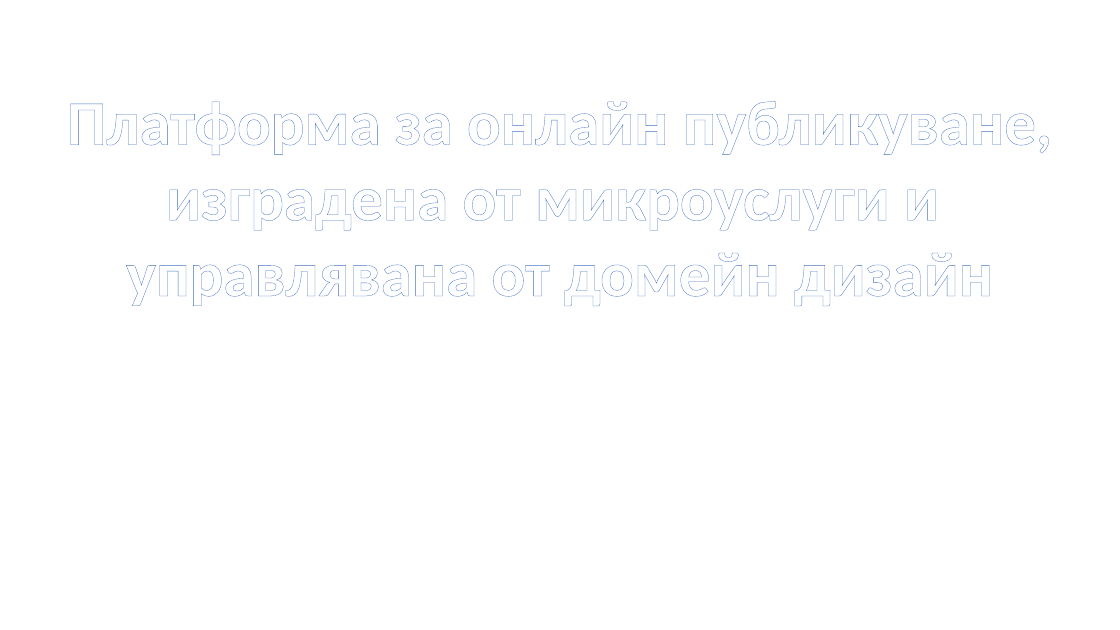
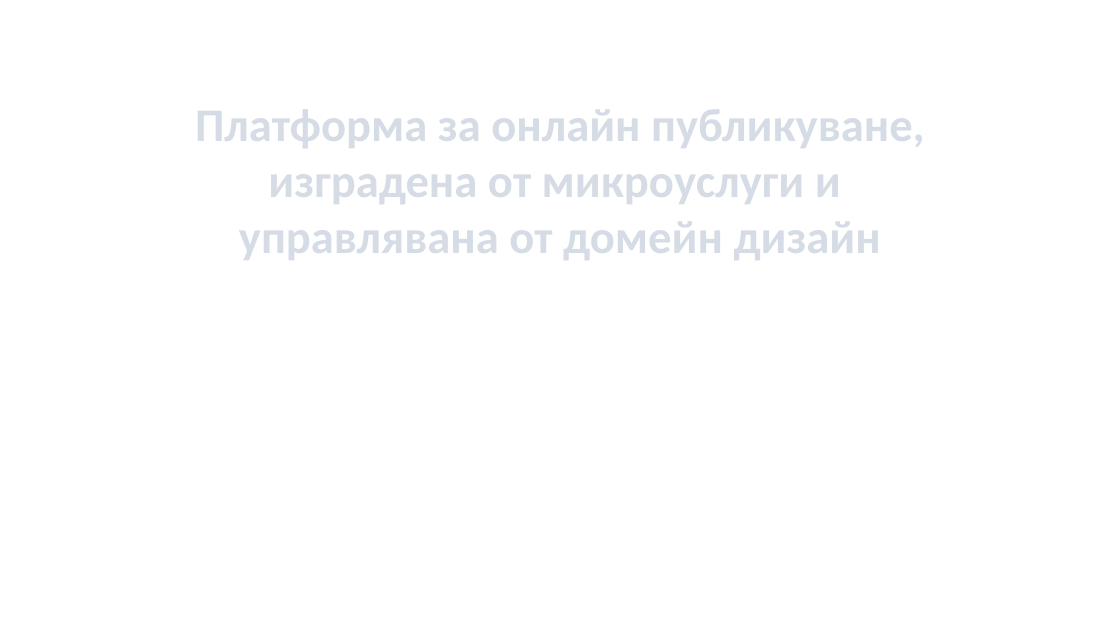
Before and after one commit to profjordanov/doctorate, a slide deck: slide 1 of article/present/uevarna.pptx. Drawn at 1120x630 pixels with LibreOffice and Linux fonts; fonts in the diff are those of the drawing; background and template pictures are left out. Boxes give left, top, right and bottom in pixels: in the first picture for what was removed or moved away, otherwise in the second. Text is boxed around its words. In the diff, an @@ line names an element or a change of style, - is before the commit and + after.

```diff
--- a/article/present/uevarna.pptx
+++ b/article/present/uevarna.pptx
@@ text "Платформа за онлайн публикуване,": place and size @@
-text "Платформа за онлайн публикуване," at [67, 101, 1052, 306]
+text "Платформа за онлайн публикуване," at [195, 109, 924, 260]
@@ text "Платформа за онлайн публикуване," at [195, 109, 924, 260]: size 54 to 40 pt, text colour pattern #8FAADC on #FFFFFF to pattern #44546A on #D6DCE5, letter outline #4472C4 1 pt to #333F50 1 pt @@
```
Also in this commit, not shown: 1 other slide changed, 6 slides added, 12 slides removed, 1 other file.
